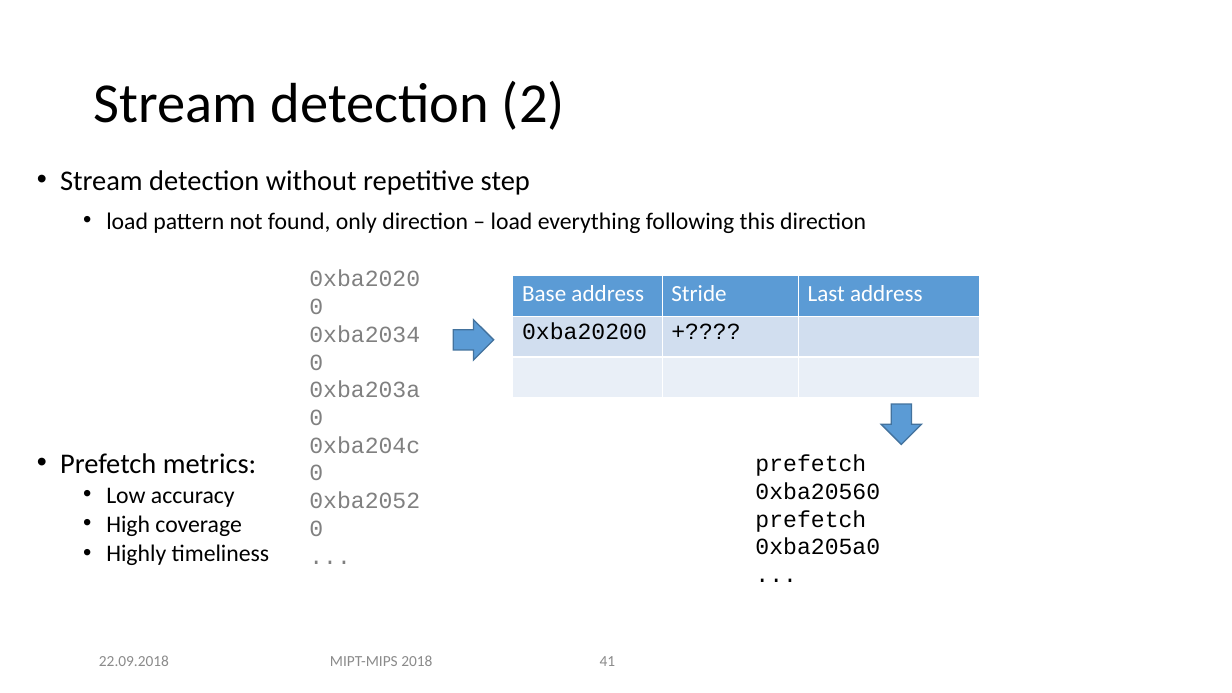
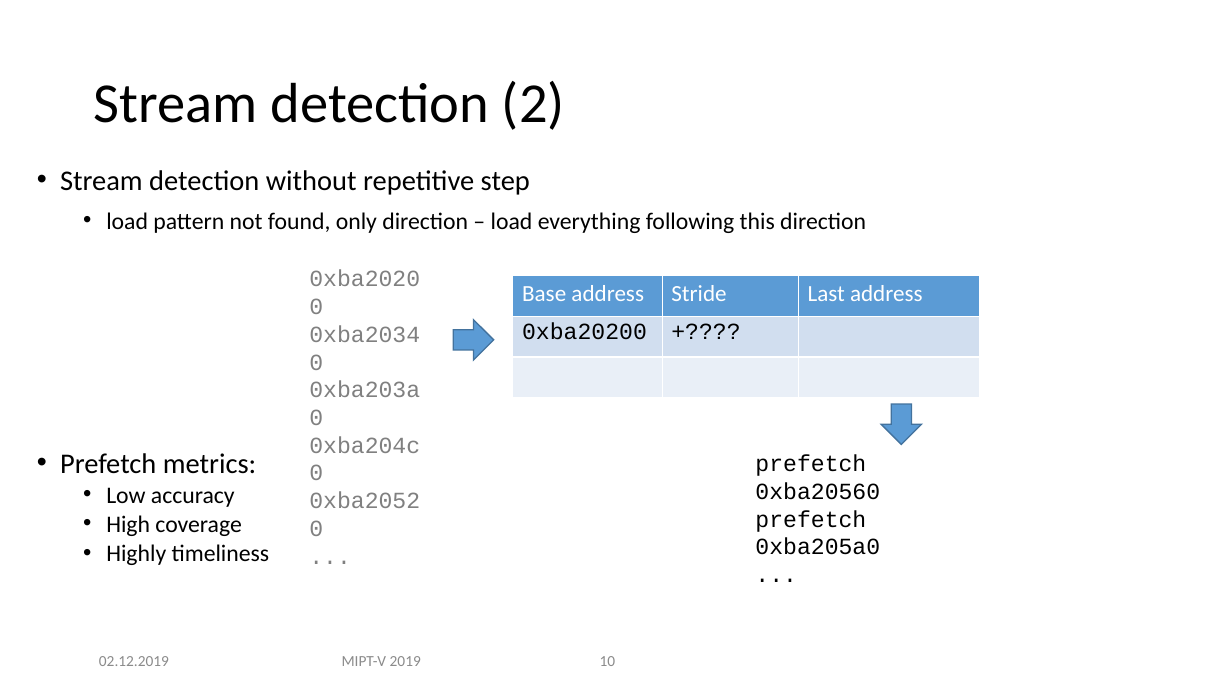
Before and after one commit to MIPT-ILab/ca-lectures, a slide deck: slide 10 of mipt-mips/2019/L9/Lecture 9 - Caches, part 2.pptx (slide 41 before the commit). Drawn at 1232x693 pixels with LibreOffice and Linux fonts; fonts in the diff are those of the drawing; background and template pictures are left out. Boxes give left, top, right and bottom in pixels: in the first picture for what was removed or moved away, otherwise in the second. Text is boxed around its words. In the diff, an @@ line names an element or a change of style, - is before the commit and + after.

```diff
--- a/mipt-mips/2019/L9/Lecture 9 - Caches, part 2.pptx
+++ b/mipt-mips/2019/L9/Lecture 9 - Caches, part 2.pptx
@@ text at bbox=[99, 656, 169, 666]: text changed @@
-22.09.2018
+02.12.2019
@@ text at bbox=[342, 656, 421, 666]: text changed @@
-MIPT-MIPS 2018
+MIPT-V 2019
@@ page number at bbox=[600, 656, 616, 666]: text changed @@
-41
+10
```
Also in this commit, not shown: 18 other slides changed, 31 slides removed, 2 other files.
